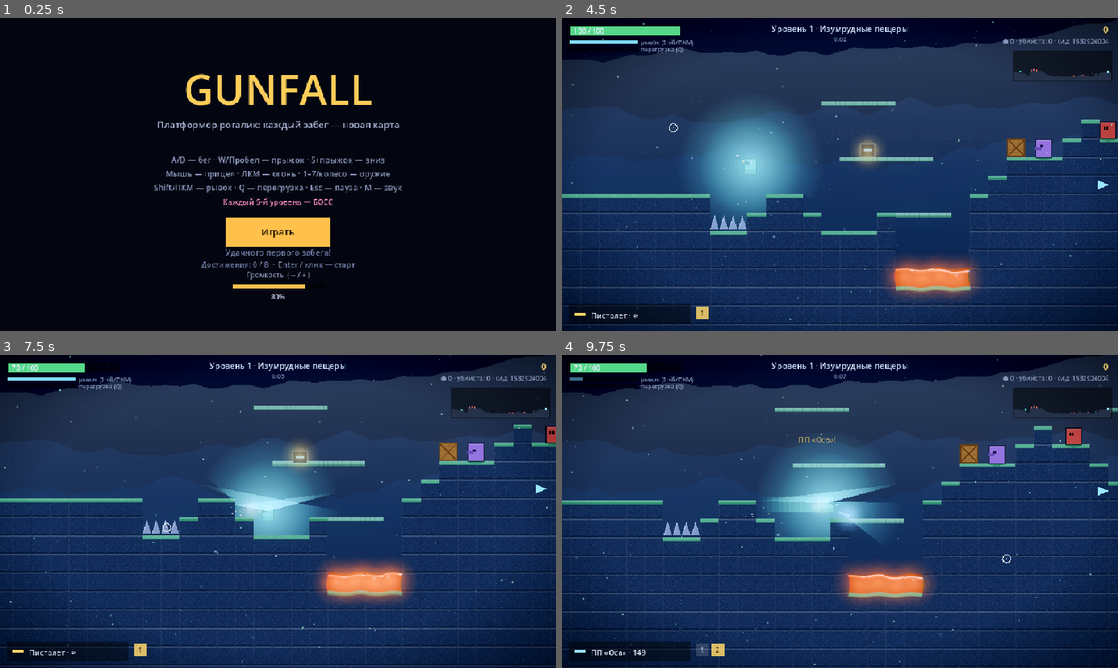
Above: before the commit, frames 1-4 (two rows, left to right).
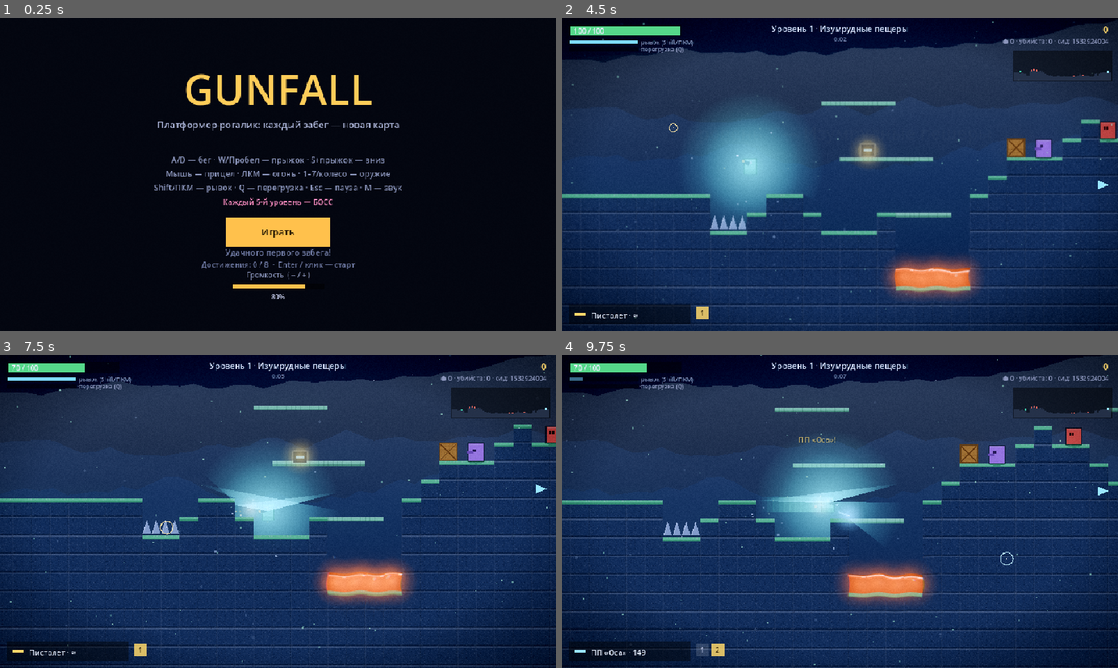
Above: after the commit, the same moments.

Repository: agent-carl/probable-enigma
Game: Godot game, scene res://Main.tscn
Same seed, same stepped clock (60 frames per second), same inputs: the game is played once before the commit and once after it.
Inputs (mouse positions are in pixels of both pictures, inside the frame that each line leads up to):
- Up to frame 1 (0.25 s): no input
- Up to frame 2 (4.5 s): tap Enter at 0.5, 4.35 s; move the mouse to (962, 158) at 0.52 s; hold D 0.53-1.28 s; hold Shift 0.53-1.28 s; click (962, 158) at 0.67 s; tap Space at 0.77, 1.07, 1.52, 1.82, 3.02, 3.32, 3.77, 4.07 s; move the mouse to (728, 190) at 1.27 s; hold S 1.28-2.03 s; tap Q at 1.35 s; move the mouse to (895, 105) at 2.02 s; hold D 2.03-2.78 s; tap 1 at 2.1 s; move the mouse to (812, 237) at 2.77 s; hold W 2.78-3.53 s; tap P at 2.85 s; click (812, 237) at 2.92 s; move the mouse to (1006, 221) at 3.52 s; hold A from 3.53 s (still down); tap M at 3.6 s; move the mouse to (673, 127) at 4.27 s
- Up to frame 3 (7.5 s): tap Space at 4.52, 4.82, 6.02, 6.32, 6.77, 7.07 s; move the mouse to (305, 511) at 5.02 s; release A at 5.03 s; hold S 5.03-5.78 s; tap Keypad Enter at 5.1 s; click (305, 511) at 5.17 s; move the mouse to (194, 433) at 5.77 s; hold D 5.78-6.53 s; tap R at 5.85 s; move the mouse to (400, 495) at 6.52 s; hold W 6.53-7.28 s; tap 2 at 6.6 s; move the mouse to (166, 527) at 7.27 s; hold D from 7.28 s (still down); tap 3 at 7.35 s; click (166, 527) at 7.42 s
- Up to frame 4 (9.75 s): tap Space at 7.52, 7.82, 9.02, 9.32 s; move the mouse to (895, 442) at 8.02 s; release D at 8.03 s; hold S 8.03-8.78 s; tap 4 at 8.1 s; move the mouse to (812, 574) at 8.77 s; hold A 8.78-9.53 s; tap 5 at 8.85 s; move the mouse to (1006, 558) at 9.52 s; hold W from 9.53 s (still down); hold Shift from 9.53 s (still down); click (1006, 558) at 9.67 s

The runs differ from the first frame. In frame 2, 0.2% of the frame differs, in the area x 1-100%, y 1-97%; in frame 3, less than 0.1%; in frame 4, less than 0.1%.

Commit message:
Max polish batch: pause blur, film grain, hit feedback, gibs
Post-FX shader: depth-of-field world blur that ramps in on pause/upgrade/
shop/dead states (UI stays sharp since it's on the layer above), plus a
subtle animated film grain over the frame.

Juice: hit markers (an "X" flashes on the crosshair when you damage an
enemy), a reactive crosshair that opens up on firing and tints to the
weapon colour, glowing CPUParticles2D gibs on enemy death and wood-chip
debris on crate destruction.

Verified: parse + headless suite green; pause render shows the world
blurred behind a crisp menu, gameplay renders cleanly.

Co-Authored-By: Claude Opus 4.8 <noreply@anthropic.com>
Claude-Session: https://claude.ai/code/session_01CUUtNpiNcdpS7KL7R6tZmp

Diff:
--- a/godot/Game.gd
+++ b/godot/Game.gd
@@ -164,6 +164,9 @@
 var ui_node: Node2D = null
 var _ci: CanvasItem = null               # активный холст для отрисовки интерфейса
 var aberration := 0.0                    # хром. аберрация при уроне (затухает)
+var _blur := 0.0                         # плавное размытие мира на паузе/оверлеях
+var _hitmark := 0.0                       # таймер хит-маркера на прицеле
+var _recoil := 0.0                        # отдача — прицел раскрывается при выстреле
 var ground_tex: ImageTexture = null   # пиксель-текстура камня
 var grass_tex: ImageTexture = null    # текстура травянистой кромки
 var plat_tex: ImageTexture = null     # текстура односторонней платформы
@@ -1372,6 +1375,7 @@
 	if not silent:
 		add_text(en.x + en.w / 2.0, en.y - 4, str(dmg), Color("#ffd86b") if crit else Color.WHITE)
 		burst(en.x + en.w / 2.0, en.y + en.h / 2.0, 7 if crit else 4, Color("#ffd1a8"))
+		_hitmark = 12.0   # хит-маркер на прицеле
 		play_sfx("hit")
 	if en.hp <= 0:
 		en.dead = true
@@ -1388,6 +1392,7 @@
 		burst(en.x + en.w / 2.0, en.y + en.h / 2.0, 16, Color("#ff9d6b"))
 		if not en.get("boss", false):
 			shockwaves.append({ "x": en.x + en.w / 2.0, "y": en.y + en.h / 2.0, "r": 4.0, "max_r": en.w * 1.3, "life": 10.0, "col": Color("#ffd1a8") })
+			_burst_particles(Vector2(en.x + en.w / 2.0, en.y + en.h / 2.0), Color(1.0, 0.55, 0.45), 16, 130.0, 0.5)  # гибы
 		var label := "+%d" % gained
 		if mult > 1.0:
 			label += " x%.1f" % mult
@@ -1486,6 +1491,7 @@
 		level.grid[idx] = T_EMPTY
 		burst(px, py, 14, Color("#c79a5b"))
 		burst(px, py, 8, _col(level.theme.top))
+		_burst_particles(Vector2(px, py), Color(0.78, 0.58, 0.32), 14, 110.0, 0.6)  # щепки
 		play_sfx("hit")
 		# из ящика выпадает лут
 		var rv := rng.randf()
@@ -1646,6 +1652,7 @@
 	P.vx = clampf(P.vx - cos(angle) * w.kick * 0.35, -9, 9)
 	shake = min(12.0, shake + w.kick * 0.55)
 	burst(cx + cos(angle) * 18, cy + sin(angle) * 18, 3, Color("#fff2b0"))
+	_recoil = 1.0   # прицел раскрывается при выстреле
 	muzzles.append({ "x": cx + cos(angle) * 17, "y": cy + sin(angle) * 17, "ang": angle, "life": 5.0, "len": w.len })
 	if slot.id == "shotgun" or is_gren:
 		play_sfx("shotgun")
@@ -1842,6 +1849,10 @@
 		P.cd -= 1
 	if P.squash > 0.0:
 		P.squash = maxf(0.0, P.squash - 0.12)
+	if _hitmark > 0.0:
+		_hitmark -= 1.0
+	if _recoil > 0.0:
+		_recoil = maxf(0.0, _recoil - 0.12)
 	if low_ammo_t > 0:
 		low_ammo_t -= 1
 
@@ -2654,6 +2665,8 @@
 uniform vec3 grade_mul;
 uniform vec3 grade_add;
 uniform float grade_con;
+uniform float blur;     // размытие мира (фокус на паузе)
+uniform float grain;    // плёночное зерно
 uniform int heat_count;
 uniform vec4 heat_pts[16];   // xy=пиксель, z=радиус, w=сила
 uniform int ripple_count;
@@ -2690,12 +2703,31 @@
 	}
 	float ab = aberration * 0.005 + length(off) * 0.0006;
 	vec3 col;
-	col.r = texture(screen_tex, cuv + vec2(ab, 0.0)).r;
-	col.g = texture(screen_tex, cuv).g;
-	col.b = texture(screen_tex, cuv - vec2(ab, 0.0)).b;
+	if (blur > 0.001) {
+		// размытие мира (9 отсчётов) — эффект фокуса на паузе
+		vec2 r = vec2(blur * 5.0) / screen_size;
+		col  = texture(screen_tex, cuv).rgb * 0.25;
+		col += texture(screen_tex, cuv + vec2(r.x, 0.0)).rgb * 0.125;
+		col += texture(screen_tex, cuv - vec2(r.x, 0.0)).rgb * 0.125;
+		col += texture(screen_tex, cuv + vec2(0.0, r.y)).rgb * 0.125;
+		col += texture(screen_tex, cuv - vec2(0.0, r.y)).rgb * 0.125;
+		col += texture(screen_tex, cuv + r).rgb * 0.0625;
+		col += texture(screen_tex, cuv - r).rgb * 0.0625;
+		col += texture(screen_tex, cuv + vec2(r.x, -r.y)).rgb * 0.0625;
+		col += texture(screen_tex, cuv + vec2(-r.x, r.y)).rgb * 0.0625;
+	} else {
+		col.r = texture(screen_tex, cuv + vec2(ab, 0.0)).r;
+		col.g = texture(screen_tex, cuv).g;
+		col.b = texture(screen_tex, cuv - vec2(ab, 0.0)).b;
+	}
 	// цветокоррекция по локации (контраст → тон → подъём)
 	col = (col - 0.5) * grade_con + 0.5;
 	col = col * grade_mul + grade_add;
+	// плёночное зерно
+	if (grain > 0.001) {
+		float gn = fract(sin(dot(uv * (1.0 + fract(t)), vec2(12.9898, 78.233))) * 43758.5453);
+		col += (gn - 0.5) * grain;
+	}
 	if (crt > 0.5) {
 		float scan = 0.82 + 0.18 * sin(cuv.y * screen_size.y * 3.14159);
 		col *= scan;
@@ -2716,6 +2748,8 @@
 	fx_mat = ShaderMaterial.new()
 	fx_mat.shader = sh
 	fx_mat.set_shader_parameter("screen_size", Vector2(VW, VH))
+	fx_mat.set_shader_parameter("grain", 0.045)
+	fx_mat.set_shader_parameter("blur", 0.0)
 	_set_grade(-1)   # нейтральный грейдинг по умолчанию
 	fx_rect = ColorRect.new()
 	fx_rect.material = fx_mat
@@ -2786,8 +2820,11 @@
 	if world_fx:
 		world_fx.position = -_cam_draw   # держим слой частиц в кадре мира
 	aberration = maxf(0.0, aberration - 0.04)
+	var btarget := 1.0 if (state == "pause" or state == "upgrade" or state == "shop" or state == "dead") else 0.0
+	_blur = lerpf(_blur, btarget, 0.22)
 	fx_mat.set_shader_parameter("t", tick * 0.05)
 	fx_mat.set_shader_parameter("aberration", aberration)
+	fx_mat.set_shader_parameter("blur", _blur)
 	fx_mat.set_shader_parameter("crt", 1.0 if crt_on else 0.0)
 	# тепловое марево над видимыми тайлами лавы
 	var heat := PackedVector4Array()
@@ -3609,11 +3646,22 @@
 
 	_draw_toasts()
 
-	# прицел
+	# прицел — реагирует на выстрел и попадание
 	if state == "play":
 		var m := get_local_mouse_position()
-		_ci.draw_arc(m, 7, 0, TAU, 20, Color(1, 1, 1, 0.9), 1.5)
+		var rad := 7.0 + _recoil * 6.0                      # раскрытие от отдачи
+		var wcol: Color = _col(WEAPONS[P.weapons[P.wi].id].color)
+		var cc := wcol.lerp(Color.WHITE, 0.4)
+		_ci.draw_arc(m, rad, 0, TAU, 20, Color(cc.r, cc.g, cc.b, 0.9), 1.5)
 		_ci.draw_rect(Rect2(m.x - 1, m.y - 1, 2, 2), Color(1, 1, 1, 0.9))
+		if _hitmark > 0.0:                                   # хит-маркер «X» при попадании
+			var ha := clampf(_hitmark / 12.0, 0.0, 1.0)
+			var hs := rad + 4.0
+			var hm := Color(1.0, 0.85, 0.35, ha)
+			_ci.draw_line(m + Vector2(-hs, -hs), m + Vector2(-hs + 4, -hs + 4), hm, 2.0)
+			_ci.draw_line(m + Vector2(hs, -hs), m + Vector2(hs - 4, -hs + 4), hm, 2.0)
+			_ci.draw_line(m + Vector2(-hs, hs), m + Vector2(-hs + 4, hs - 4), hm, 2.0)
+			_ci.draw_line(m + Vector2(hs, hs), m + Vector2(hs - 4, hs - 4), hm, 2.0)
 
 func _draw_toasts() -> void:
 	var ty := 100.0
Not shown, changed: godot/README.md
